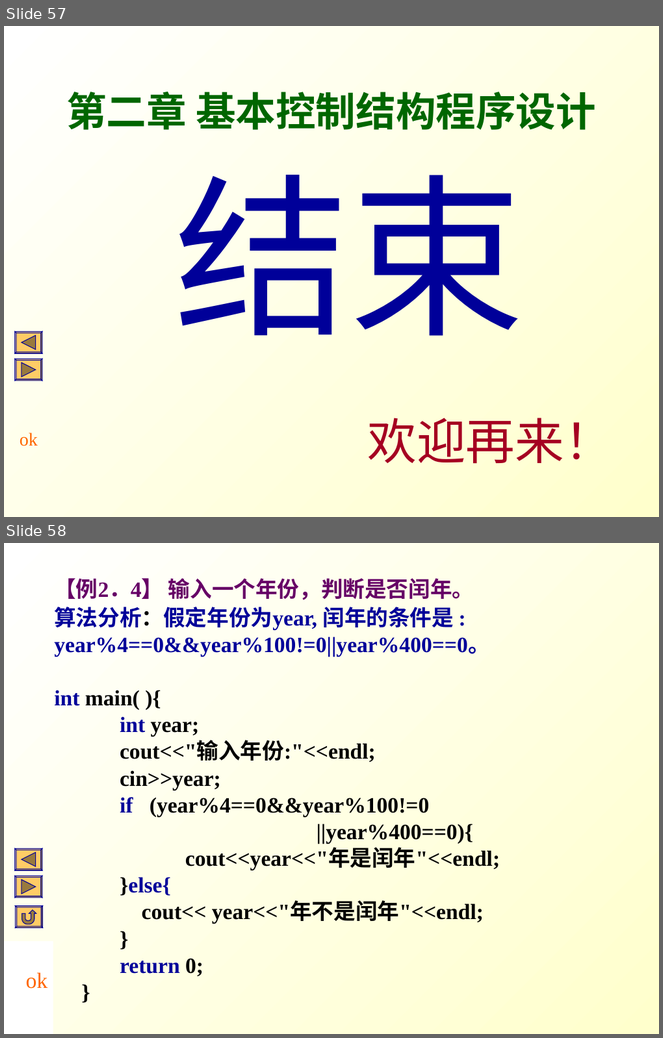
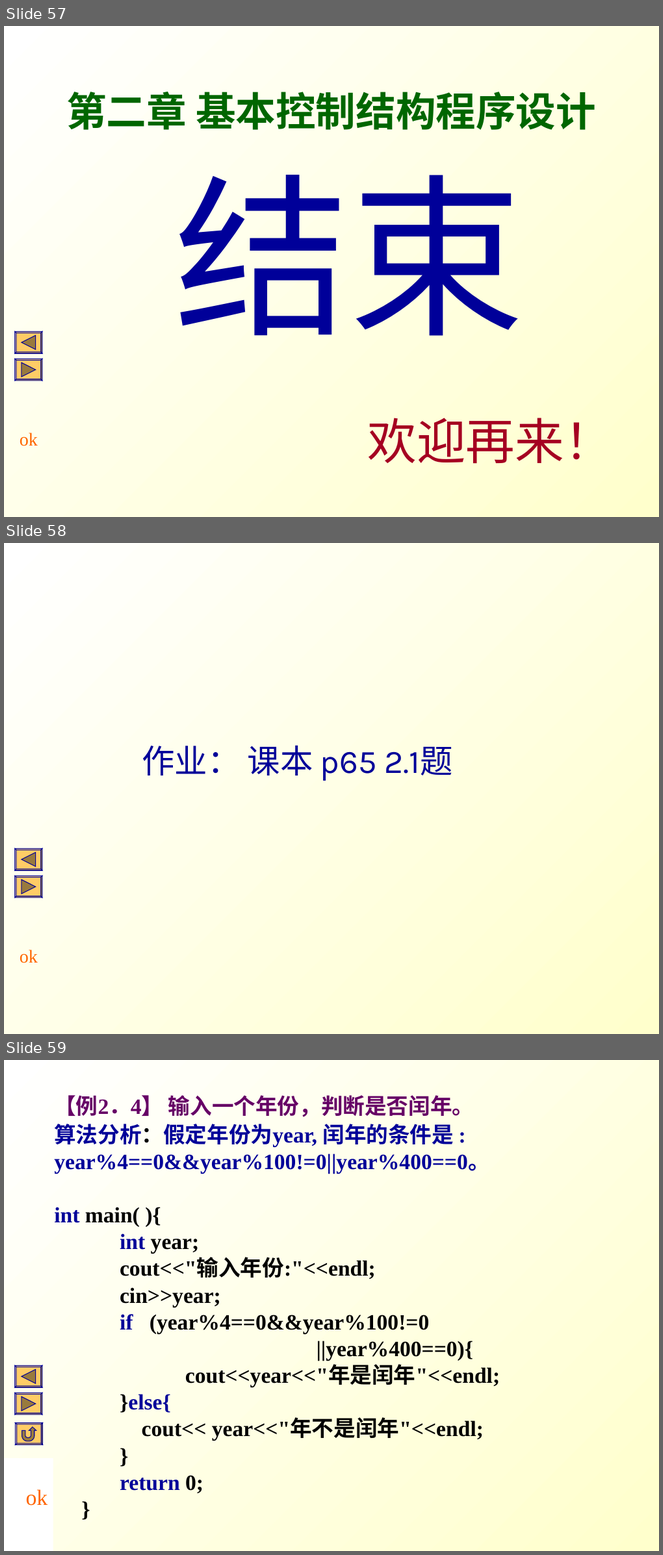
Before and after one commit to Changhe160/Changhe160.github.io, a slide deck: teachingRes/Cplusplus/unit02控制结构.ppt. Shown one above the other, each under a label of ours: slides 57 and 58 before the commit, slides 57, 58 and 59 after it. The pictures are 663x1038 and 663x1555 pixels, drawn with LibreOffice and Linux fonts; fonts in the diff are those of the drawing. Boxes give left, top, right and bottom in pixels: in the first picture for what was removed or moved away, otherwise in the second. Text is boxed around its words. In the diff, an @@ line names an element or a change of style, - is before the commit and + after.

```diff
--- a/teachingRes/Cplusplus/unit02控制结构.ppt
+++ b/teachingRes/Cplusplus/unit02控制结构.ppt
@@ slide 58 added at [4,543,659,1034], background gradient #FFFFFF to #FFFFCC; not listed: 3 template elements that a slide beside it also shows @@
@@ text added at [142,745,452,781], 36 pt, text #000099 @@
+作业： 课本 p65 2.1题
@@ what was slide 58 is now slide 59 @@
```
Also in this commit, not shown: 1 slide changed, 1 other file.
